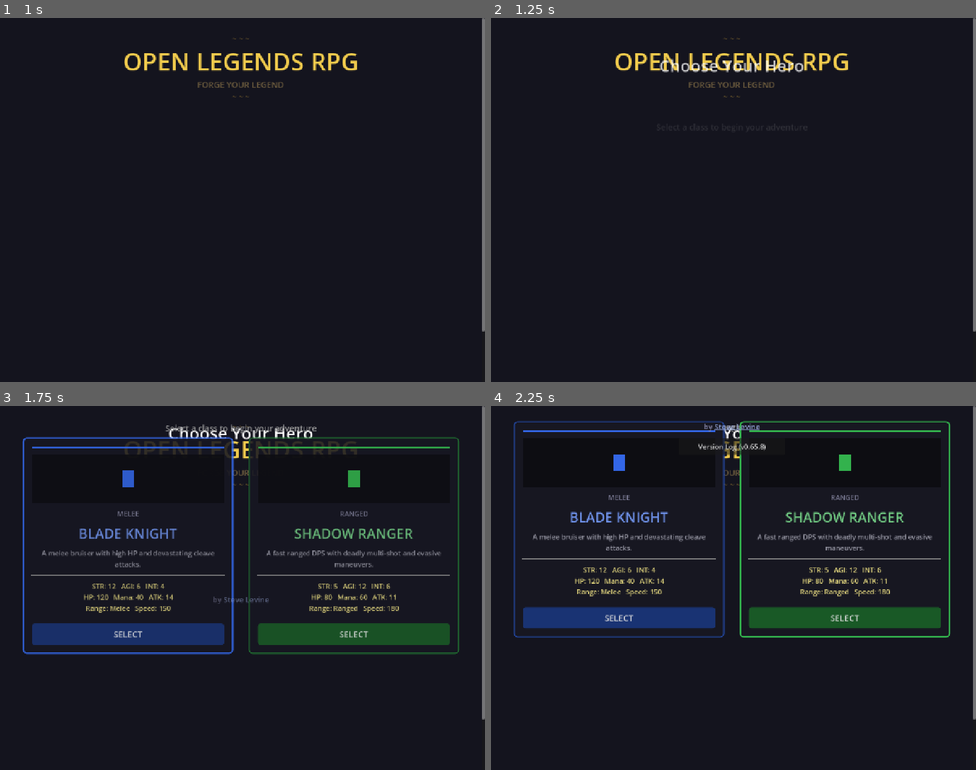
Above: before the commit, frames 1-4 (two rows, left to right).
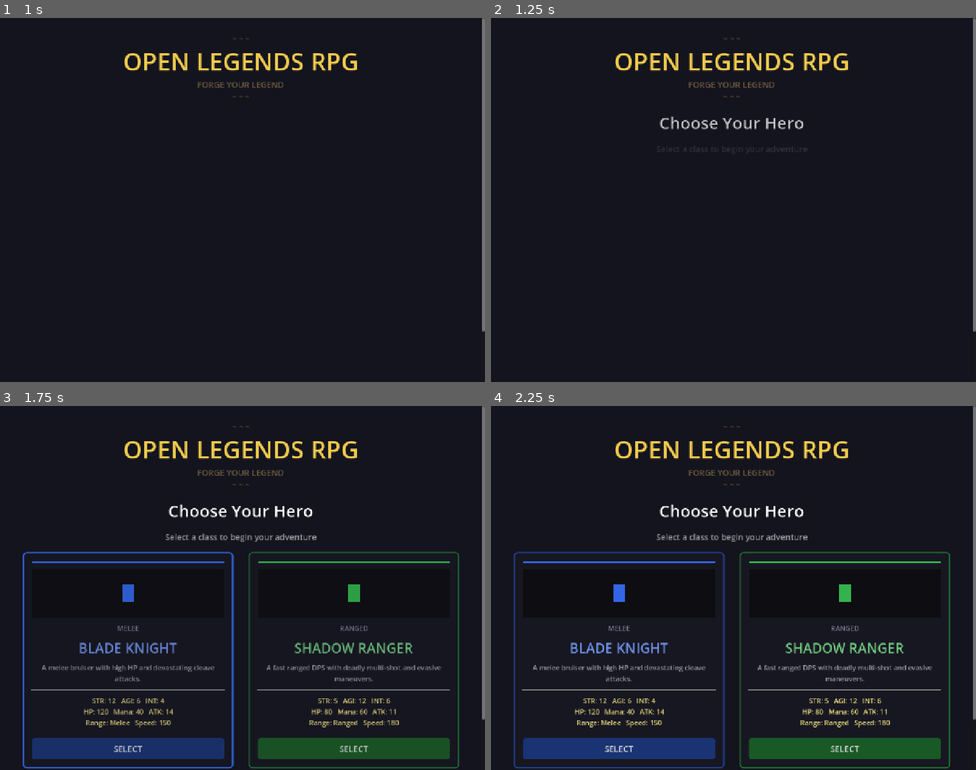
Above: after the commit, the same moments.

Repository: slxny/legends-open-rpg
Game: Godot game, scene res://scenes/main.tscn
Same seed, same stepped clock (60 frames per second), same inputs: the game is played once before the commit and once after it.
Inputs (mouse positions are in pixels of both pictures, inside the frame that each line leads up to):
- Up to frame 1 (1 s): tap Enter at 0.5 s; move the mouse to (349, 181) at 0.52 s; hold D (move_right) from 0.53 s (still down); hold Space (attack) from 0.53 s (still down); click (349, 181) at 0.67 s
- Up to frame 2 (1.25 s): keep holding D (move_right); keep holding Space (attack)
- Up to frame 3 (1.75 s): release D (move_right) at 1.25 s; release Space (attack) at 1.25 s; drag from (145, 606) to (218, 660) at 1.27 s
- Up to frame 4 (2.25 s): move the mouse to (782, 507) at 2.02 s; hold D (move_right) from 2.03 s (still down); tap 1 at 2.1 s

Frame 1 is identical in both runs. In frame 2, 0.8% of the frame differs, in the area x 34-66%, y 11-37%; in frame 3, 20%; in frame 4, 21%, in the area x 4-95%, y 4-100%.

Commit message:
Fix text overlap on hero select and add loading animation (v0.65.8)
Remove position.y animation on VBox children which caused layout
overlap. Use opacity-only staggered fade-in instead. Add indeterminate
gold pulse sweep animation to loading screen that plays until real
progress events arrive.

Co-Authored-By: Claude Opus 4.6 <noreply@anthropic.com>

Diff:
--- a/scenes/hero_select/hero_select.gd
+++ b/scenes/hero_select/hero_select.gd
@@ -433,31 +433,21 @@
 	_changelog_dialog.open()
 
 func _start_title_fade_in() -> void:
-	# Collect all vbox children after title_section for staggered reveal
 	# vbox order: [0] title_section, [1] TitleLabel, [2] SubtitleLabel,
 	#             [3] HeroContainer, [4] byline_bar, [5] version_bar
 	var child_count = vbox.get_child_count()
 
-	# Hide everything initially
+	# Hide everything initially (opacity only — never touch position on VBox children)
 	for i in range(child_count):
 		vbox.get_child(i).modulate.a = 0.0
 
-	# Also hide individual title section children for per-element animation
+	# Hide individual title section children for per-element animation
 	_game_title_label.modulate.a = 0.0
 	_game_sub_label.modulate.a = 0.0
 	_deco_top_line.modulate.a = 0.0
 	_deco_bot_line.modulate.a = 0.0
-	# Make title_section visible so children can fade independently
+	# Make title_section container visible so children can fade independently
 	_title_section.modulate.a = 1.0
-
-	# Collect the "below title" children (Choose Your Hero, subtitle, cards, byline, version)
-	var below_nodes: Array[Control] = []
-	for i in range(1, child_count):
-		below_nodes.append(vbox.get_child(i) as Control)
-
-	# Offset below-title content downward for slide-up effect
-	for i in range(below_nodes.size()):
-		below_nodes[i].position.y += 30.0
 
 	var tween = create_tween()
 	tween.set_parallel(true)
@@ -480,13 +470,11 @@
 	tween.tween_property(_deco_bot_line, "modulate:a", 1.0, 0.6) \
 		.set_ease(Tween.EASE_OUT).set_trans(Tween.TRANS_CUBIC).set_delay(0.7)
 
-	# Phase 4 (1.0s+): Below-title content fades in and slides up, staggered
-	for i in range(below_nodes.size()):
-		var delay = 1.0 + i * 0.2
-		var node = below_nodes[i]
+	# Phase 4 (1.0s+): Below-title content fades in with stagger
+	for i in range(1, child_count):
+		var delay = 1.0 + (i - 1) * 0.2
+		var node = vbox.get_child(i)
 		tween.tween_property(node, "modulate:a", 1.0, 0.7) \
-			.set_ease(Tween.EASE_OUT).set_trans(Tween.TRANS_CUBIC).set_delay(delay)
-		tween.tween_property(node, "position:y", node.position.y - 30.0, 0.7) \
 			.set_ease(Tween.EASE_OUT).set_trans(Tween.TRANS_CUBIC).set_delay(delay)
 
 func _on_hero_selected(hero_key: String) -> void:
Not shown, changed: web/custom_shell.html
